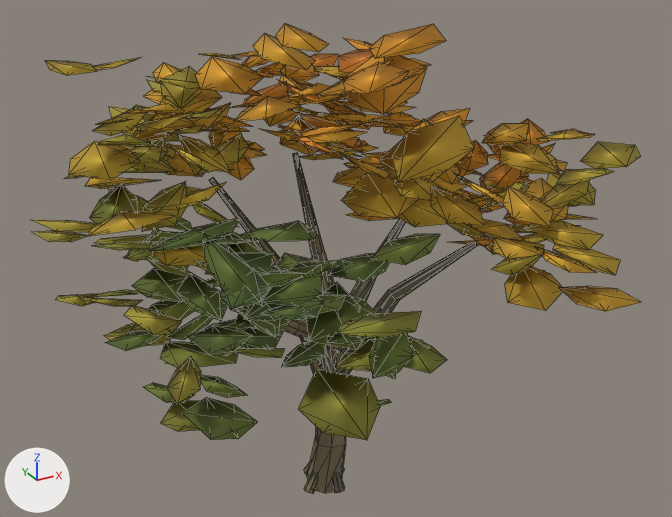
Two versions of the glTF model data/models/impressionist/ART_MoatTree_Airy.lod.glb, one commit apart.
Both versions are drawn from a 50 mm camera at (-7.22, -13.63, 11.64) aimed at (-0.19, -0.85, 5.25). The lights are fixed; the arrows at lower left show +X, +Y and +Z. The older version comes first. Mesh edges are drawn as thin lines. Vertices at exactly the same position are counted once.

Names of what the first picture shows: 'ART_MoatTree_Airy'.
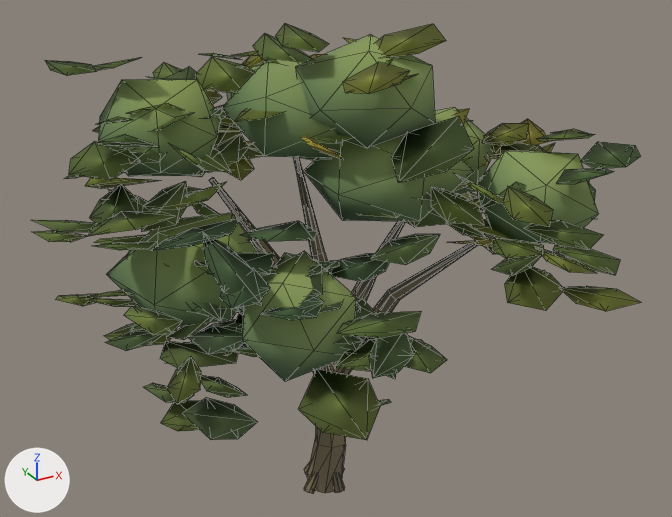
The change, as a list of edits to the scene's bpy script:
```text
Add mat_hk_leafdark:
    mat_hk_leafdark = bpy.data.materials.new('HK_LeafDark')
    mat_hk_leafdark.use_nodes = True; mat_hk_leafdark.node_tree.nodes.clear()
    _N = mat_hk_leafdark.node_tree.nodes; _L = mat_hk_leafdark.node_tree.links
    n0 = _N.new('ShaderNodeBsdfPrincipled'); n0.name = 'Principled BSDF'
    n0.inputs[2].default_value = 0.95  # 'Roughness'
    n1 = _N.new('ShaderNodeOutputMaterial'); n1.name = 'Material Output'
    n2 = _N.new('ShaderNodeVertexColor'); n2.name = 'Color Attribute'
    _L.new(n0.outputs[0], n1.inputs[0])  # 'BSDF' to 'Surface'
    _L.new(n2.outputs[0], n0.inputs[0])  # 'Color' to 'Base Color'
Change me_art_moattree_airy_001:
    used by ob_art_moattree_airy; location = (0.0, 0.0, 0.0)
    remove me_art_moattree_airy_001.from_pydata(...)  # 1722 vertices, 2392 faces; spans x -5.05..4.56, y -5.26..2.93, z -0.08..9.23
    add me_art_moattree_airy_001.from_pydata(...)  # 1830 vertices, 2572 faces; spans x -5.05..4.56, y -5.26..2.93, z -0.08..9.23
    me_art_moattree_airy_001 part 1
    108 vertices are added at x -4.16..3.46, y -3.96..2.57, z 4.78..9.0
    180 new faces join them, mat_hk_leafdark
    me_art_moattree_airy_001 part 2: 2016 kept faces spanning x -5.05..4.56, y -5.26..2.93, z 3.96..9.23 get new vertex colours
    add me_art_moattree_airy_001.materials.append(mat_hk_leafdark)
```

What differs and where, as boxes [x1, y1, x2, y2] in the pictures (672 x 517 px):
part 1 of me_art_moattree_airy_001, added (green)
    after: [98, 34, 599, 381]
part 2 of me_art_moattree_airy_001, recoloured
    both: [33, 23, 641, 440]
